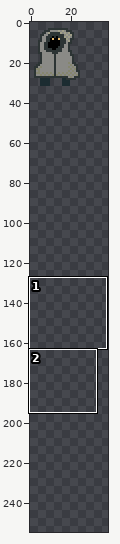
Sprite sheet, stored at the_elemental_shapshifter/characters/player/player.png. The first picture is a wide view before the edit; the outline marks the close-up.
Close-up. Earlier state:
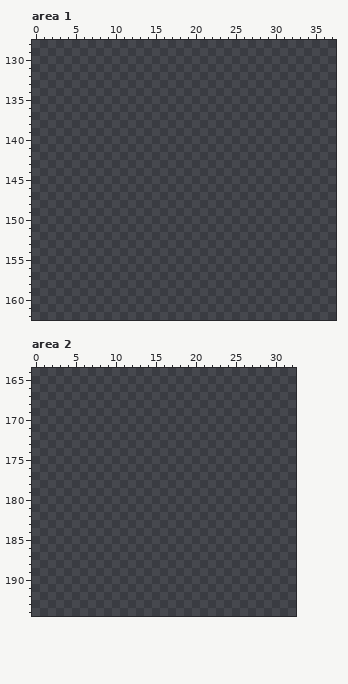
The file is 256x256 pixels. Shown: area 1: x 0..37, y 128..162; area 2: x 0..32, y 164..194. The wide view leaves out empty margins. The commit also changed other parts of the picture, which this record leaves out.
Palette (. is transparent): 
And afterwards:
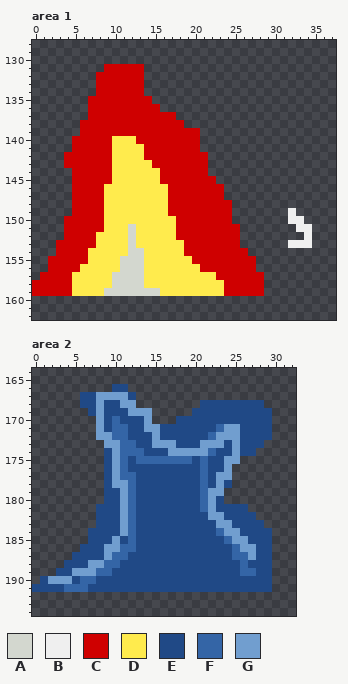
Colours new in this view: A #d3d7cf  B #efefef  C #cf0000  D #ffeb4d  E #204986  F #3465a6  G #719ecf
The edit:
Area 1:
y 131: x 9..13 ..... -> CCCCC
y 132..134: x 8..13 ...... -> CCCCCC
y 135: x 7..14 ........ -> CCCCCCCC
y 136: x 7..15 ......... -> CCCCCCCCC
y 137: x 7..17 ........... -> CCCCCCCCCCC
y 138: x 6..18 ............. -> CCCCCCCCCCCCC
y 139: x 6..20 ............... -> CCCCCCCCCCCCCCC
y 140: x 5..20 ................ -> CCCCCDDDCCCCCCCC
y 141: x 5..20 ................ -> CCCCCDDDDCCCCCCC
y 142: x 4..21 .................. -> CCCCCCDDDDCCCCCCCC
y 143: x 4..21 .................. -> CCCCCCDDDDDCCCCCCC
y 144: x 5..21 ................. -> CCCCCDDDDDDCCCCCC
y 145: x 5..22 .................. -> CCCCCDDDDDDCCCCCCC
y 146..147: x 5..23 ................... -> CCCCDDDDDDDDCCCCCCC
y 148: x 5..24 .................... -> CCCCDDDDDDDDCCCCCCCC
y 149: x 5..24 .................... -> CCCCDDDDDDDDCCCCCCCC; x 32 . -> B
y 150: x 4..24 ..................... -> CCCCCDDDDDDDDDCCCCCCC; x 32..33 .. -> BB
y 151: x 4..25 ...................... -> CCCCCDDDADDDDDCCCCCCCC; x 33..34 .. -> BB
y 152: x 4..25 ...................... -> CCCCDDDDADDDDDCCCCCCCC; x 34 . -> B
y 153: x 3..25 ....................... -> CCCCCDDDDADDDDDDCCCCCCC; x 32..34 ... -> BBB
y 154: x 3..26 ........................ -> CCCCDDDDDAADDDDDCCCCCCCC
y 155: x 2..27 .......................... -> CCCCCDDDDAAADDDDDDCCCCCCCC
y 156: x 2..27 .......................... -> CCCCDDDDDAAADDDDDDDCCCCCCC
y 157: x 1..28 ............................ -> CCCCDDDDDAAAADDDDDDDDDCCCCCC
y 158: x 0..28 ............................. -> CCCCCDDDDDAAAADDDDDDDDDDCCCCC
y 159: x 0..28 ............................. -> CCCCCDDDDAAAAAAADDDDDDDDCCCCC
Area 2:
y 166: x 10..11 .. -> EE
y 167: x 6..12 ....... -> EEGGGGE
y 168: x 6..12 ....... -> EEGEEGG; x 21..28 ........ -> EEEEEEEE
y 169: x 7..14 ........ -> EGEEEGGG; x 20..29 .......... -> EEEEEEEEEE
y 170: x 8..14 ....... -> GEFEEEG; x 18..29 ............ -> EEEEEEEEEEEE
y 171: x 8..29 ...................... -> GEFFEEGGEEEEEEEFGGEEEE
y 172: x 8..29 ...................... -> GGFFEEEGEEEEEEFGGGEEEE
y 173: x 9..28 .................... -> GGFFEEGGGEEEGGGEGEEE
y 174: x 9..27 ................... -> EGFFFEEEGGGGGFEEGEE
y 175: x 9..25 ................. -> EGFEFFFFFFFEFEEGG
y 176: x 9..24 ................ -> EGFEEEEEEEEEFEEG
y 177: x 9..24 ................ -> EGFFEEEEEEEEFEGG
y 178: x 9..24 ................ -> EGGFEEEEEEEEFEGE
y 179: x 9..23 ............... -> EEGFEEEEEEEEFGG
y 180: x 9..23 ............... -> EEGFEEEEEEEEFGE
y 181: x 8..26 ................... -> EEEGFEEEEEEEEFGEEEE
y 182: x 8..27 .................... -> EEEGFEEEEEEEEEGGEEEE
y 183: x 8..28 ..................... -> EEEGFEEEEEEEEEEGGEEEE
y 184: x 7..29 ....................... -> EEEEGFEEEEEEEEEEFGGEEEE
y 185: x 7..29 ....................... -> EEEGEFEEEEEEEEEEEFGGEEE
y 186: x 6..29 ........................ -> EEEGGFFEEEEEEEEEEEEFGGEE
y 187: x 5..29 ......................... -> EEEEGFFEEEEEEEEEEEEEFFGEE
y 188: x 4..29 .......................... -> EEEGGFFEEEEEEEEEEEEEEEFEEE
y 189: x 3..29 ........................... -> EEGGGFFEEEEEEEEEEEEEEEEFFEE
y 190: x 1..29 ............................. -> EGGGEFFEEEEEEEEEEEEEEEEEEEEEE
y 191: x 0..29 .............................. -> EEEEFFFEEEEEEEEEEEEEEEEEEEEEEE
Where, in picture pixels (left, top, right, bottom), the same in both close-ups:
added: (32, 64, 312, 296)
added: (32, 384, 272, 592)
